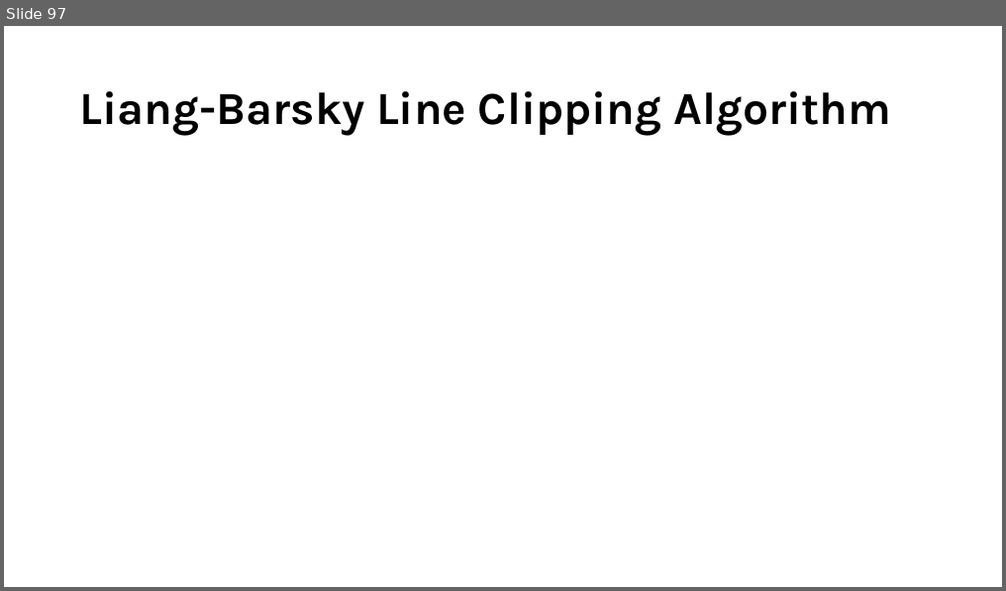
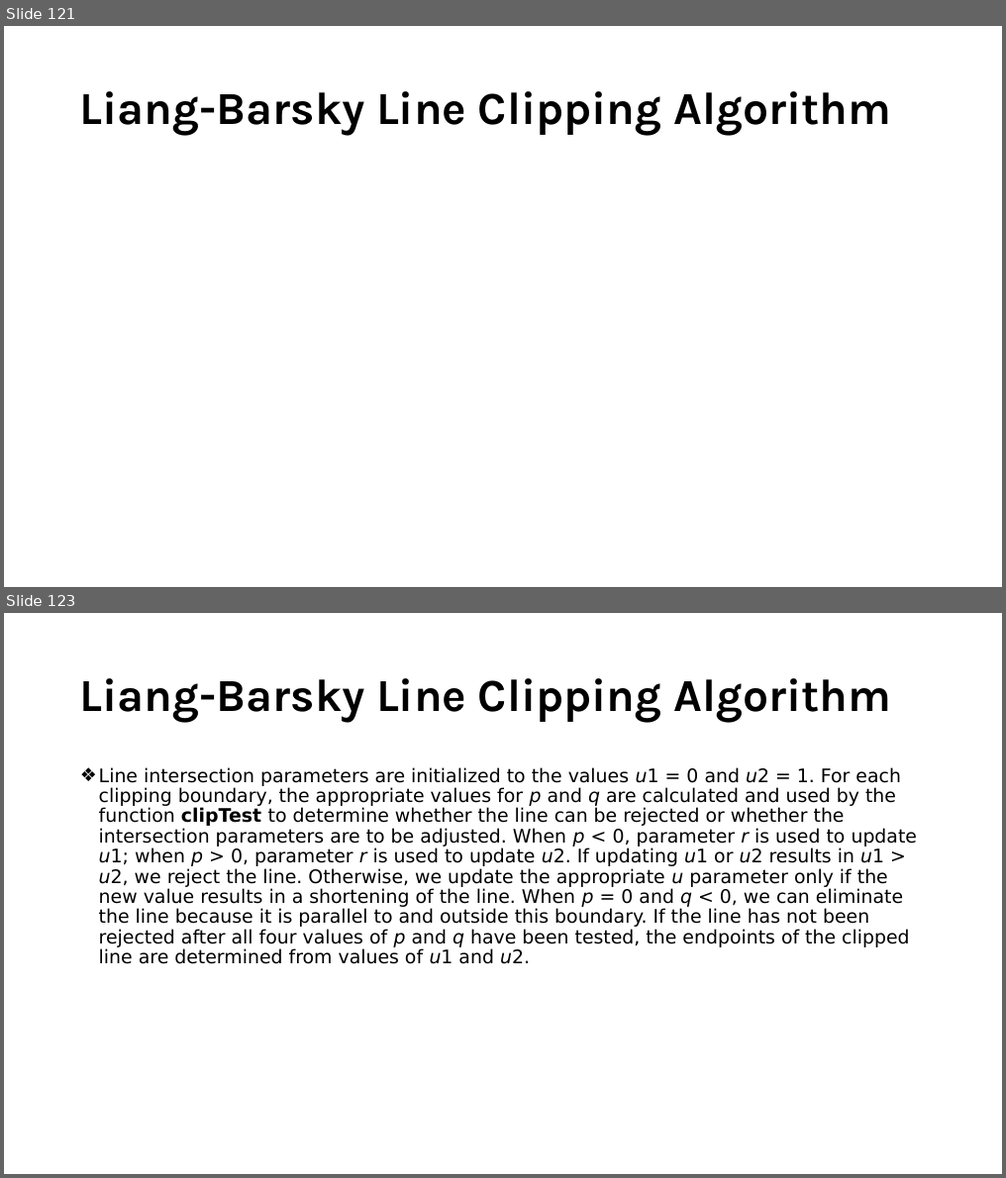
Before and after one commit to YatruHHM/Computer-Graphics-Slides-CSIT, a slide deck: Unit 3 Two-Dimensional Geometric Transformations.pptx. Shown one above the other, each under a label of ours: slide 97 before the commit, slides 121 and 123 after it; the slides between them are not shown. The pictures are 1006x591 and 1006x1178 pixels, drawn with LibreOffice and Linux fonts; fonts in the diff are those of the drawing; grey boxes stand for pictures. Boxes give left, top, right and bottom in pixels: in the first picture for what was removed or moved away, otherwise in the second. Text is boxed around its words. In the diff, an @@ line names an element or a change of style, - is before the commit and + after.

```diff
--- a/Unit 3 Two-Dimensional Geometric Transformations.pptx
+++ b/Unit 3 Two-Dimensional Geometric Transformations.pptx
@@ slide 123 added at (4,613,1002,1174), background #FFFFFF @@
@@ title added at (80,678,891,722), 44 pt, text #000000, bold @@
+Liang-Barsky Line Clipping Algorithm
@@ text added at (99,767,918,964), 18 pt, text #000000 @@
+❖ Line intersection parameters are initialized to the values u1 = 0 and u2 = 1. For each clipping boundary, the appropriate values for p and q are calculated and used by the function clipTest to determine whether the line can be rejected or whether the intersection parameters are to be adjusted. When p < 0, parameter r is used to update u1; when p > 0, parameter r is used to update u2. If updating u1 or u2 results in u1 > u2, we reject the line. Otherwise, we update the appropriate u parameter only if the new value results in a shortening of the line. When p = 0 and q < 0, we can eliminate the line because it is parallel to and outside this boundary. If the line has not been rejected after all four values of p and q have been tested, the endpoints of the clipped line are determined from values of u1 and u2.
@@ what was slide 97 is now slide 121 @@
```
Also in this commit, not shown: 21 slides changed, 35 other slides added, 1 slide removed.
